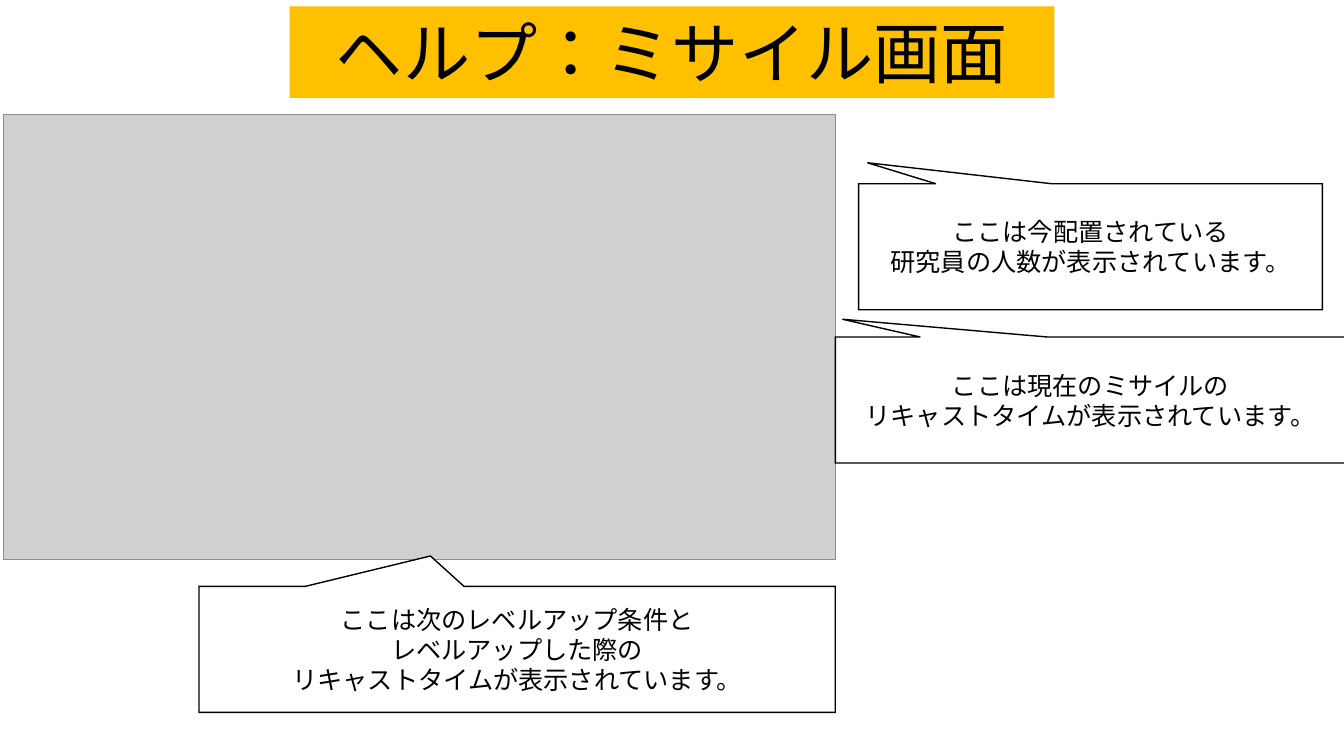
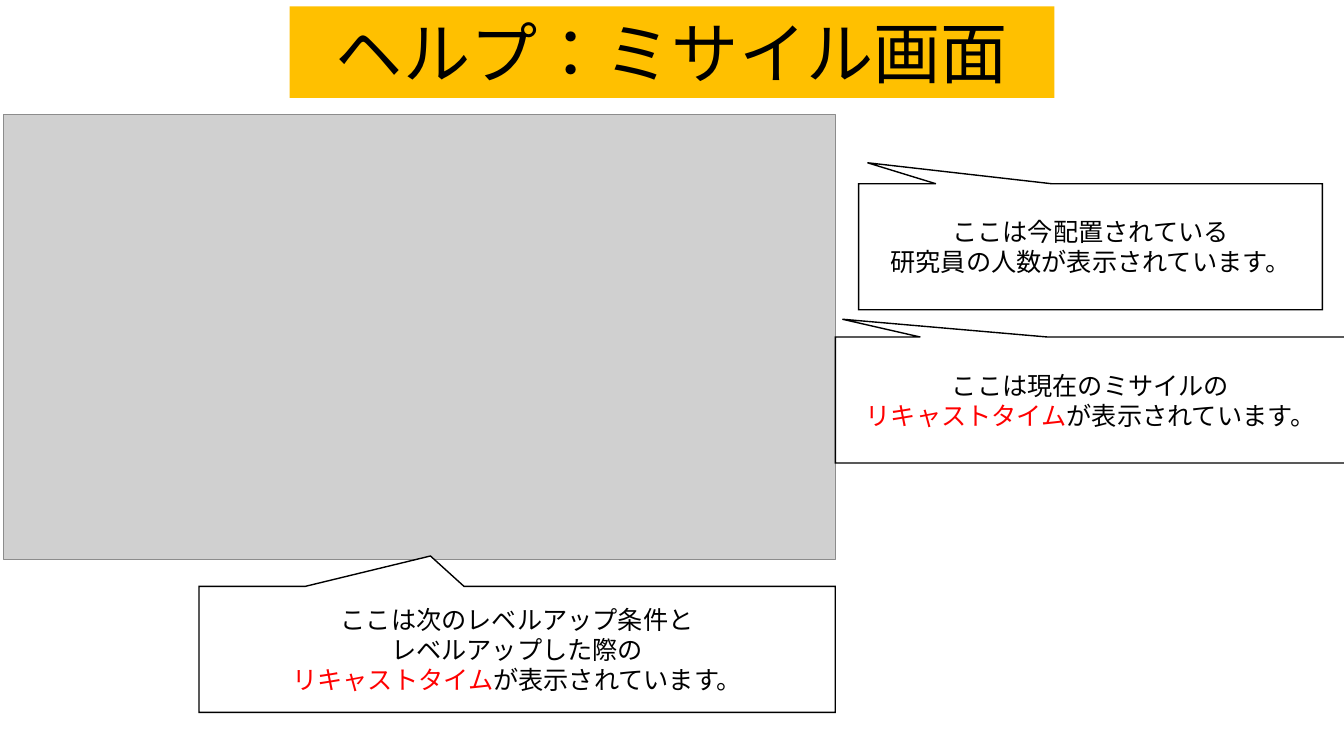
Before and after one commit to team556/team, a slide deck: slide 8 of 説明文.pptx. Drawn at 1344x756 pixels with LibreOffice and Linux fonts; fonts in the diff are those of the drawing; grey boxes stand for pictures. Boxes give left, top, right and bottom in pixels: in the first picture for what was removed or moved away, otherwise in the second. Text is boxed around its words. In the diff, an @@ line names an element or a change of style, - is before the commit and + after.

Commit message:
説明文少し変更 味方惑星のクチナシとクチありを追加 適用はまだしていない

```diff
--- a/説明文.pptx
+++ b/説明文.pptx
@@ text in speech box at [866, 403, 1316, 427]: text colour #000000 to #FF0000 in "リキャストタイムが表示されています。" @@
@@ text in speech box at [292, 667, 742, 691]: text colour #000000 to #FF0000 in "リキャストタイムが表示されています。" @@
```
Also in this commit, not shown: 11 other slides changed, 3 other files.
